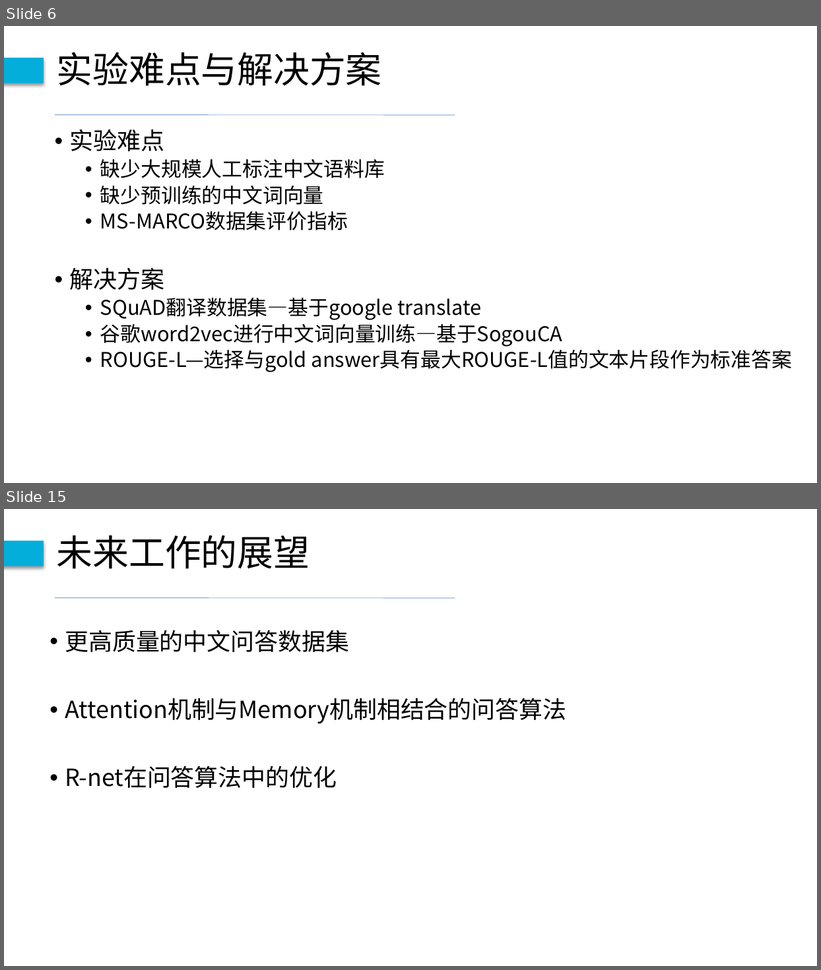
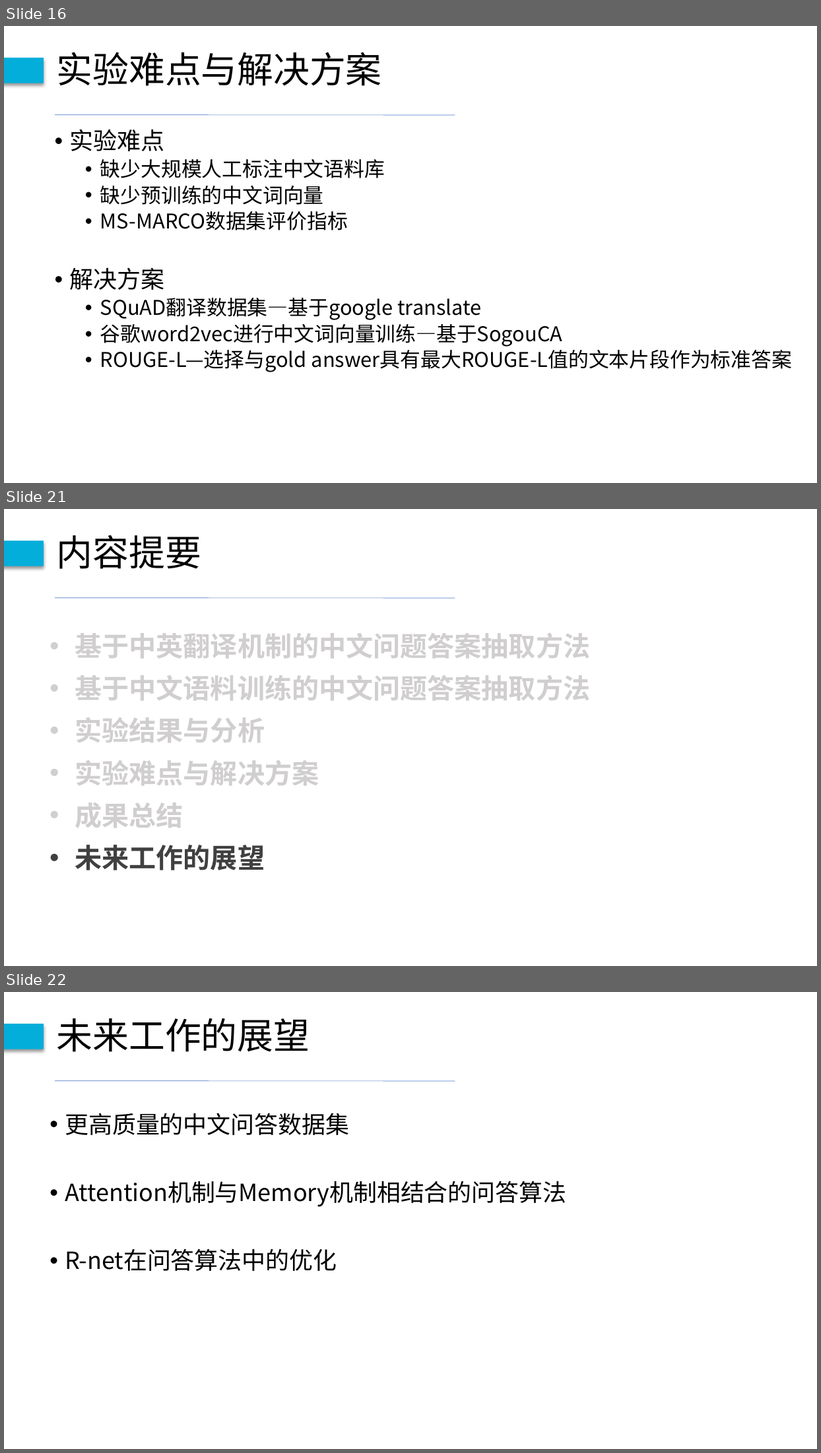
Before and after one commit to ZhouDavid/UnderGraduProject, a slide deck: 毕设论文/毕设终期答辩-周建宇.pptx. Shown one above the other, each under a label of ours: slides 6 and 15 before the commit, slides 16, 21 and 22 after it; the slides between them are not shown. The pictures are 821x970 and 821x1453 pixels, drawn with LibreOffice and Linux fonts; fonts in the diff are those of the drawing. Boxes give left, top, right and bottom in pixels: in the first picture for what was removed or moved away, otherwise in the second. Text is boxed around its words. In the diff, an @@ line names an element or a change of style, - is before the commit and + after.

```diff
--- a/毕设论文/毕设终期答辩-周建宇.pptx
+++ b/毕设论文/毕设终期答辩-周建宇.pptx
@@ slide 21 added at (4, 509, 817, 966), background #FFFFFF @@
@@ rectangle added at (4, 541, 44, 566), fill #04AEDA @@
@@ text added at (57, 535, 201, 569), 42.6 pt, text #000000 @@
+内容提要
@@ line added from (55, 598) to (455, 598), #4472C4 0.5 pt @@
@@ text added at (75, 633, 591, 871), 32 pt, text #D0CECE, bold @@
+• 基于中英翻译机制的中文问题答案抽取方法
+• 基于中文语料训练的中文问题答案抽取方法
+• 实验结果与分析
+• 实验难点与解决方案
+• 成果总结
+• 未来工作的展望
@@ what was slide 6 is now slide 16 @@
@@ what was slide 15 is now slide 22 @@
```
Also in this commit, not shown: 13 slides changed, 8 other slides added, 4 other files.
